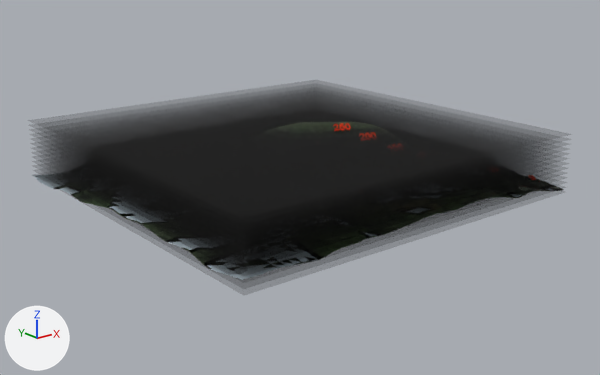
Renders of the COLLADA model superficies/Prudentopolis1.dae from each side of a commit.
The view is the same before and after, from a 50 mm lens placed at (-2569.0, -3302.0, 969.0), pointed at (10.0, -78.0, -320.0). Lighting does not change. The marker at lower left points along +X, +Y and +Z.

Names of what the first picture shows: 'SketchUp'.
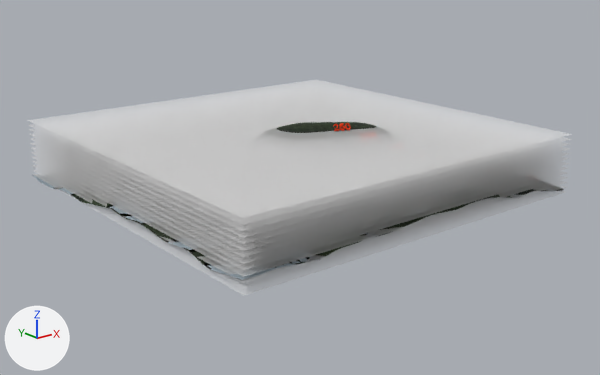
Where the change shows, as pixel boxes [x1, y1, x2, y2] in the pictures (600 x 375 px):
'SketchUp', recoloured (black to white): [27, 80, 572, 296] in both

The change in detail:
Material 'Color_A05' (mat_color_a05) changes colour from black #000000 to white #ffffff; in linear values from (0.0, 0.0, 0.0) to (1.0, 1.0, 1.0).
